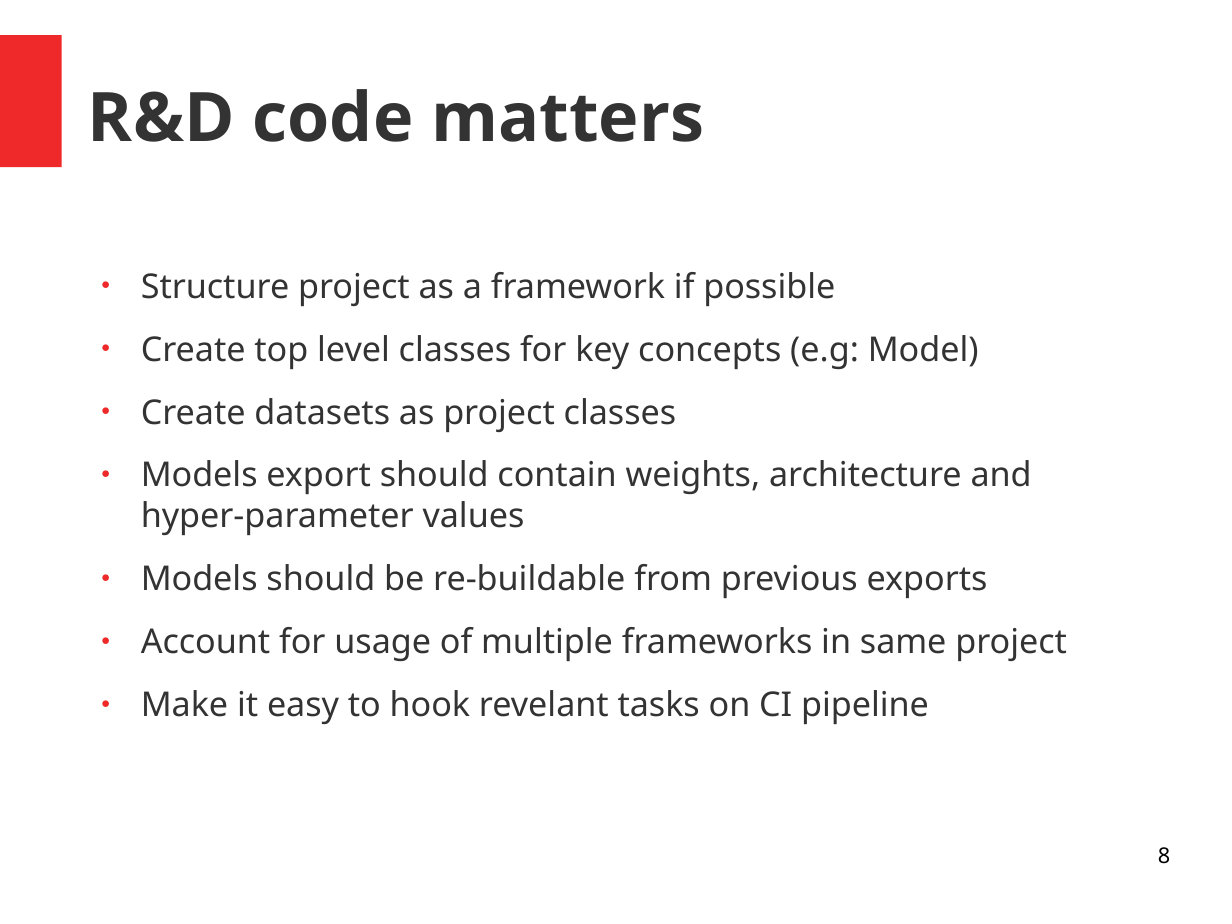
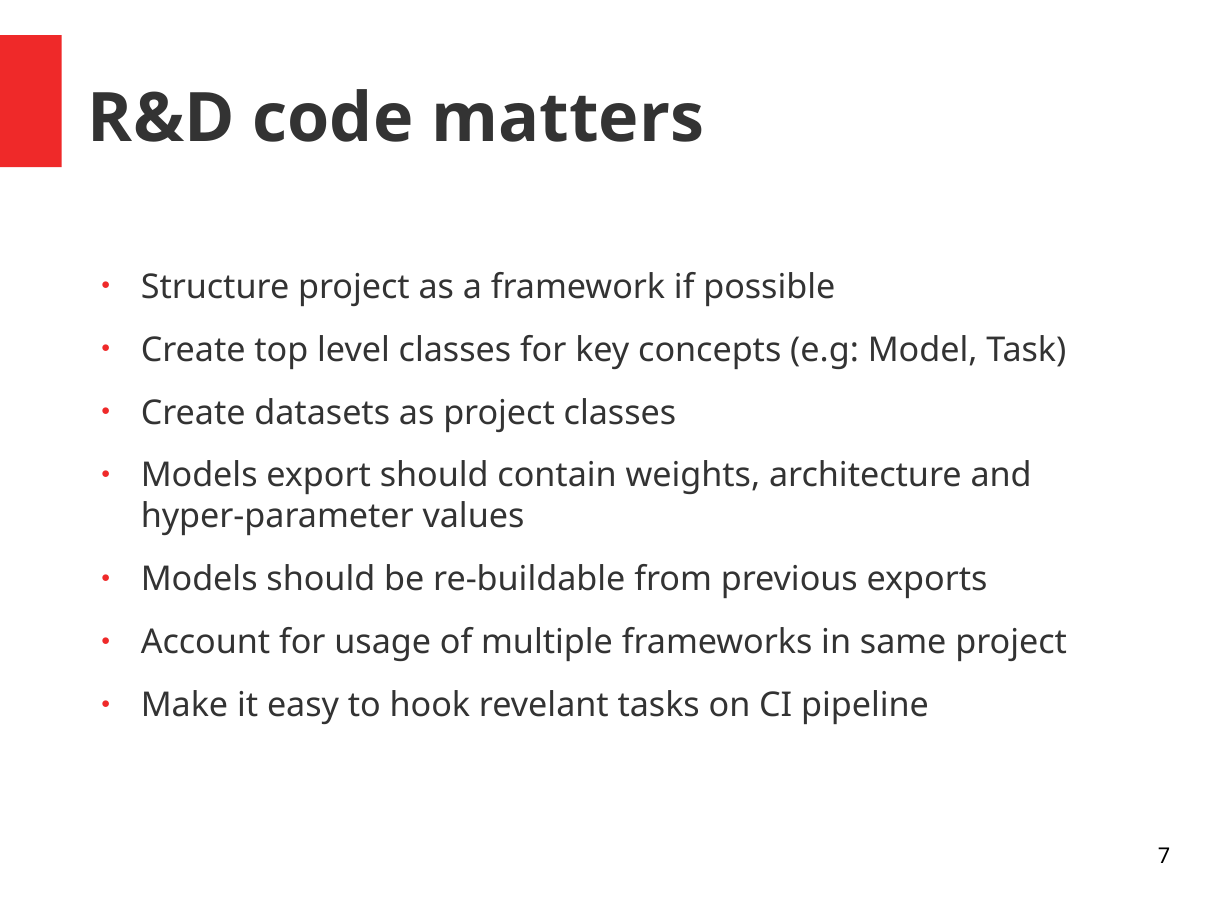
Before and after one commit to andrefsp/models-to-production, a slide deck: slide 7 of models-to-production.odp (slide 8 before the commit). Drawn at 1232x924 pixels with LibreOffice and Linux fonts; fonts in the diff are those of the drawing. Boxes give left, top, right and bottom in pixels: in the first picture for what was removed or moved away, otherwise in the second. Text is boxed around its words. In the diff, an @@ line names an element or a change of style, - is before the commit and + after.

```diff
--- a/models-to-production.odp
+++ b/models-to-production.odp
@@ text at box(141, 335, 1066, 369): text changed @@
-● Create top level classes for key concepts (e.g: Model)
+● Create top level classes for key concepts (e.g: Model, Task)
@@ page number at box(1158, 847, 1170, 863): text changed @@
-8
+7
```
Also in this commit, not shown: 10 other slides changed, 1 slide added, 5 slides removed.
